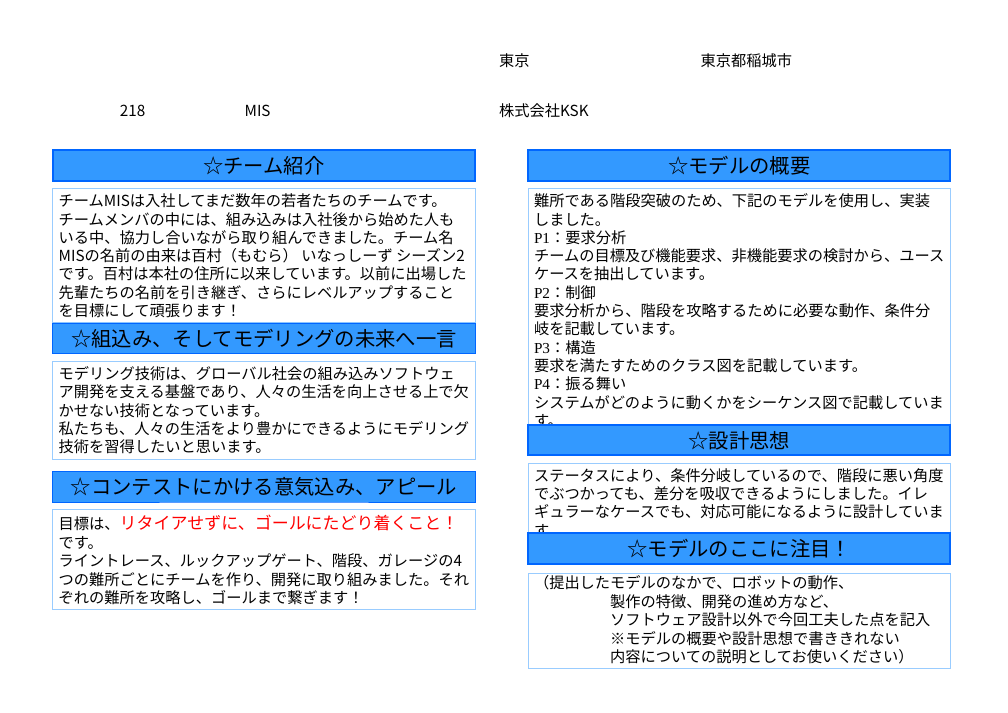
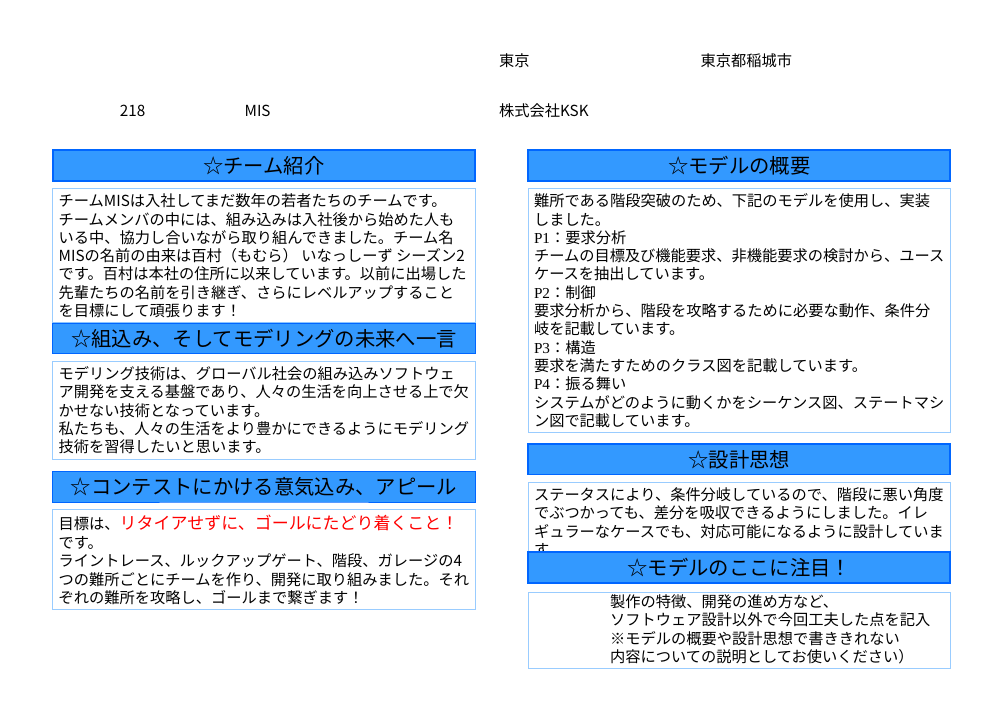
Before and after one commit to robokon/Doc, a slide deck: slide 1 of 1.設計書/ルックアップゲート/nambu_work/concept_sheet2017_background_imaged_KSK.ppt. Drawn at 1008x713 pixels with LibreOffice and Linux fonts; fonts in the diff are those of the drawing; background and template pictures are left out. Boxes give left, top, right and bottom in pixels: in the first picture for what was removed or moved away, otherwise in the second. Text is boxed around its words. In the diff, an @@ line names an element or a change of style, - is before the commit and + after.

```diff
--- a/1.設計書/ルックアップゲート/nambu_work/concept_sheet2017_background_imaged_KSK.ppt
+++ b/1.設計書/ルックアップゲート/nambu_work/concept_sheet2017_background_imaged_KSK.ppt
@@ text in rectangle at bbox=[534, 395, 944, 428]: text changed @@
-システムがどのように動くかをシーケンス図で記載しています。
+システムがどのように動くかをシーケンス図、ステートマシン図で記載しています。
@@ 3 rectangles: place and size @@
-3 rectangles at bbox=[528, 424, 951, 564]
+3 rectangles at bbox=[528, 444, 951, 582]
@@ rectangle "製作の特徴、開発の進め方など、": place and size @@
-rectangle "製作の特徴、開発の進め方など、" at bbox=[528, 574, 951, 668]
+rectangle "製作の特徴、開発の進め方など、" at bbox=[528, 592, 951, 668]
@@ text in rectangle at bbox=[534, 573, 853, 590]: paragraph removed @@
-（提出したモデルのなかで、ロボットの動作、
```
Also in this commit, not shown: 1 other file.
